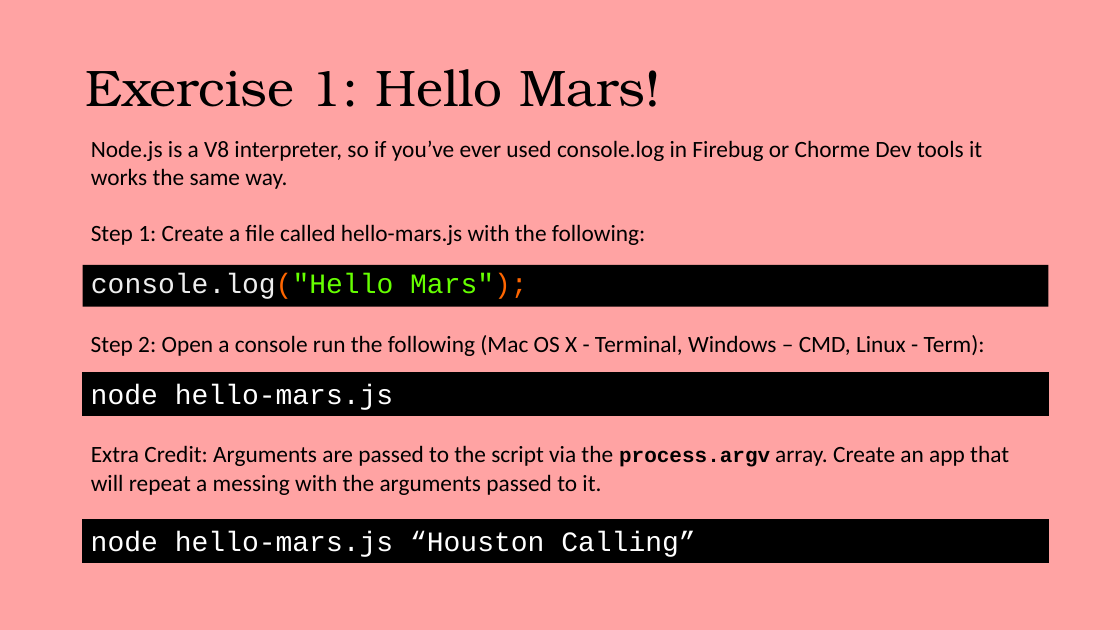
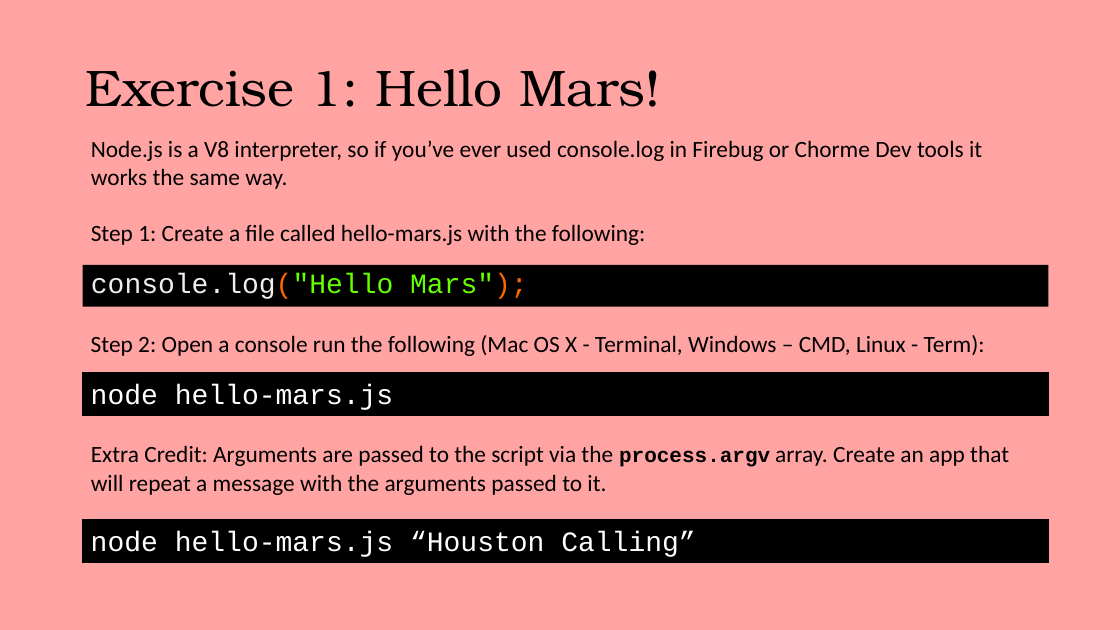
Before and after one commit to simianhacker/intro-to-node, a slide deck: slide 5 of Intro to Node.pptx. Drawn at 1120x630 pixels with LibreOffice and Linux fonts; fonts in the diff are those of the drawing. Boxes give left, top, right and bottom in pixels: in the first picture for what was removed or moved away, otherwise in the second. Text is boxed around its words. In the diff, an @@ line names an element or a change of style, - is before the commit and + after.

Commit message:
Fixing typo

```diff
--- a/Intro to Node.pptx
+++ b/Intro to Node.pptx
@@ text at <box>91,445,1009,495</box>: text changed @@
-Extra Credit: Arguments are passed to the script via the process.argv array. Create an app that will repeat a messing with the arguments passed to it.
+Extra Credit: Arguments are passed to the script via the process.argv array. Create an app that will repeat a message with the arguments passed to it.
```
Also in this commit, not shown: 1 other slide changed.
